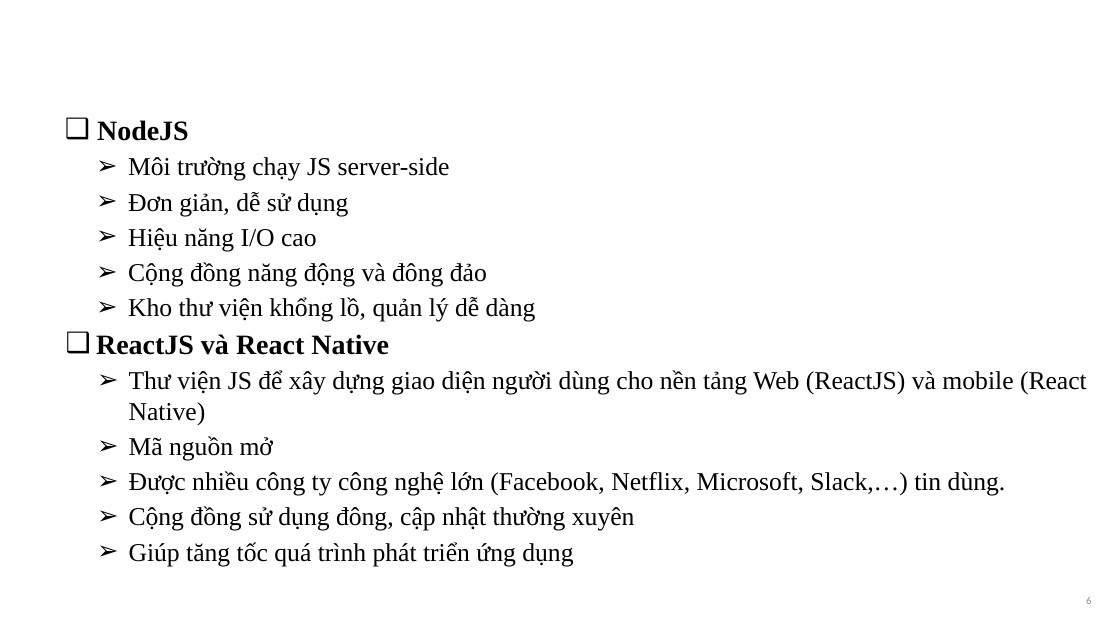
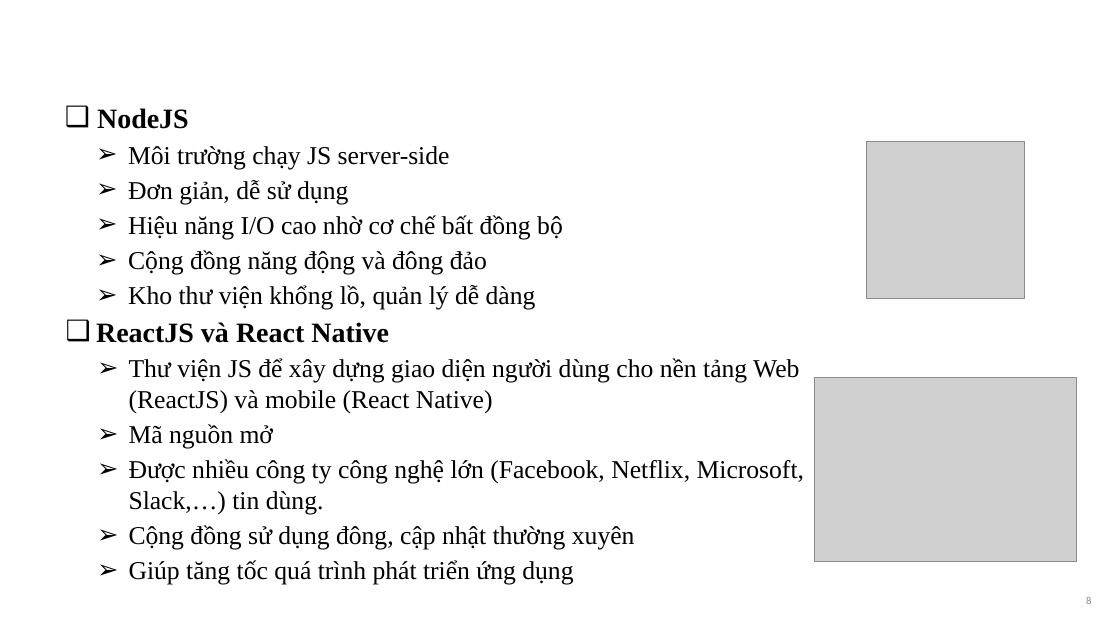
Before and after one commit to giangnt15/final-year-project, a slide deck: slide 8 of Documents/Slide_ĐATN_NTGIANG_20166022.pptx (slide 6 before the commit). Drawn at 1120x630 pixels with LibreOffice and Linux fonts; fonts in the diff are those of the drawing; grey boxes stand for pictures; background and template pictures are left out. Boxes give left, top, right and bottom in pixels: in the first picture for what was removed or moved away, otherwise in the second. Text is boxed around its words. In the diff, an @@ line names an element or a change of style, - is before the commit and + after.

```diff
--- a/Documents/Slide_ĐATN_NTGIANG_20166022.pptx
+++ b/Documents/Slide_ĐATN_NTGIANG_20166022.pptx
@@ text "NodeJS": place and size @@
-text "NodeJS" at <box>96,120,1087,566</box>
+text "NodeJS" at <box>96,108,804,585</box>
@@ picture added at <box>867,141,1025,299</box> @@
@@ text at <box>128,215,563,240</box>: text changed @@
-  ➢ Hiệu năng I/O cao
+  ➢ Hiệu năng I/O cao nhờ cơ chế bất đồng bộ
@@ picture added at <box>815,377,1076,562</box> @@
```
Also in this commit, not shown: 5 other slides changed, 18 slides added, 2 other files.
